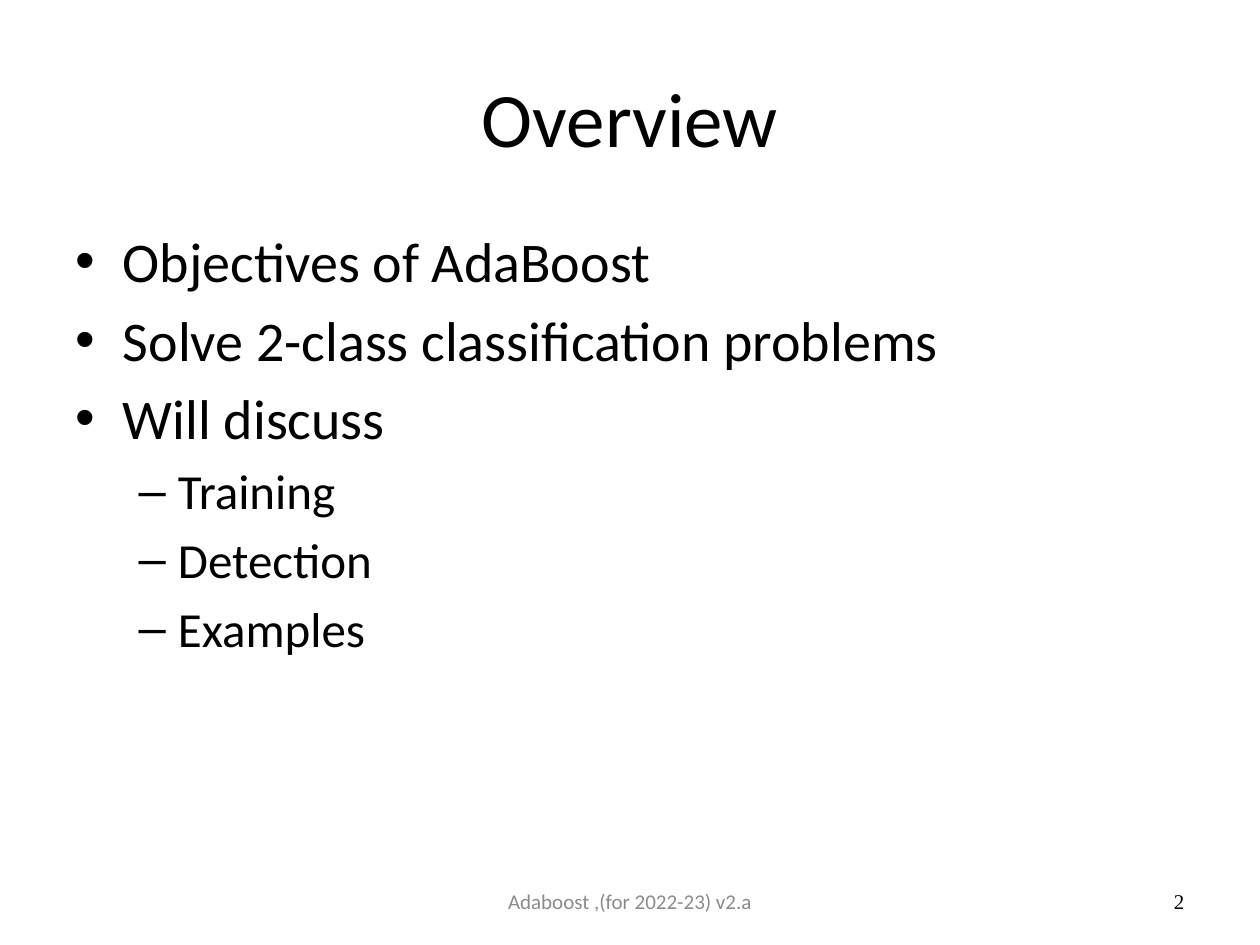
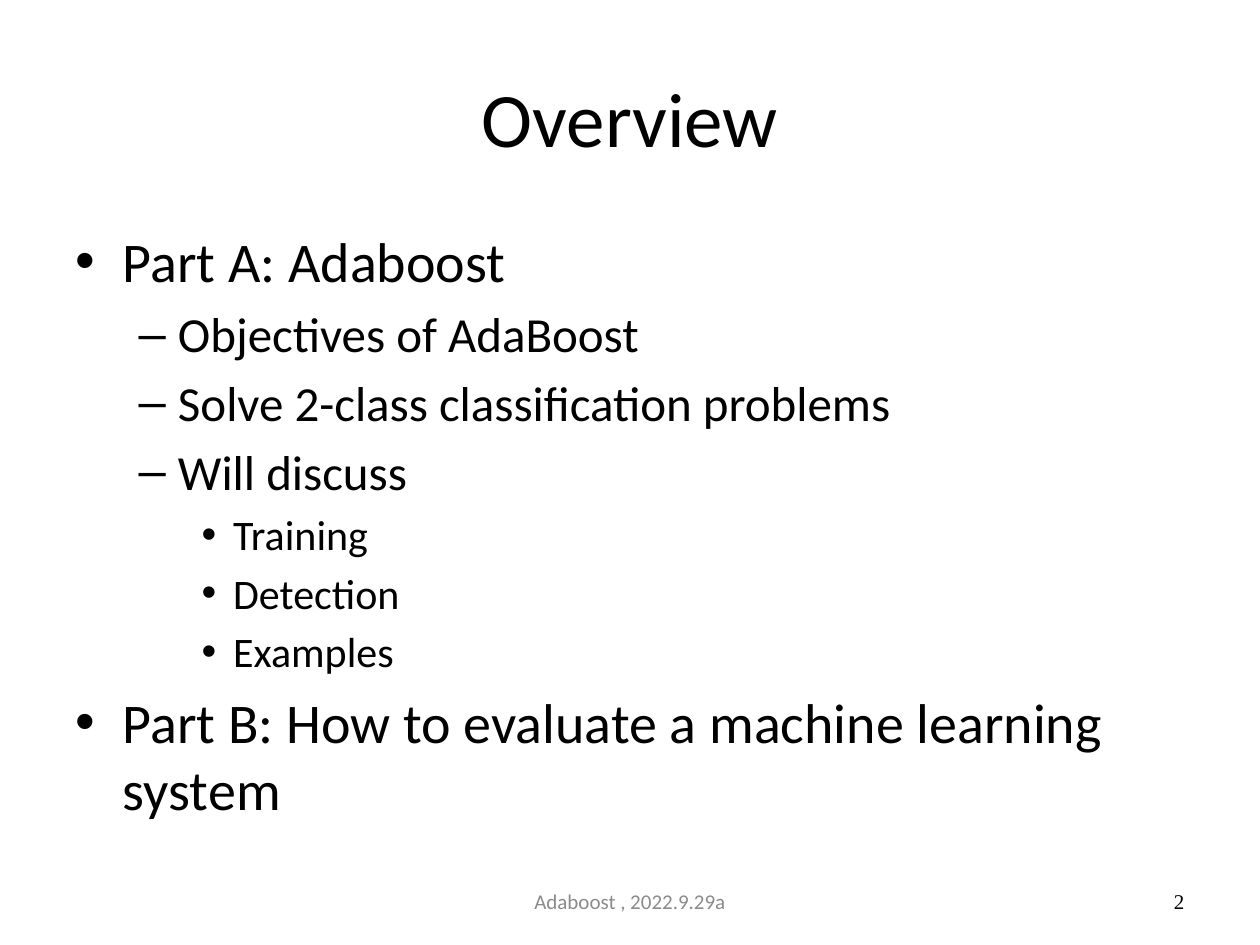
Before and after one commit to JoseHung/Speech-Recognition, a slide deck: slide 2 of slides/5707_06_adaboost.pptx. Drawn at 1260x945 pixels with LibreOffice and Linux fonts; fonts in the diff are those of the drawing. Boxes give left, top, right and bottom in pixels: in the first picture for what was removed or moved away, otherwise in the second. Text is boxed around its words. In the diff, an @@ line names an element or a change of style, - is before the commit and + after.

```diff
--- a/slides/5707_06_adaboost.pptx
+++ b/slides/5707_06_adaboost.pptx
@@ text at [123,243,505,283]: paragraph added @@
+• Part A: Adaboost
@@ text at [178,318,890,674]: size 32 to 28 pt in "Objectives of AdaBoost", "Solve 2-class classification problems", "Will discuss"; size 28 to 24 pt in "Training", "Detection", "Examples"; bullet • to –; list level 1 to 2 in "Objectives of AdaBoost"; list level 1 to 2 in "Solve 2-class classification problems"; list level 1 to 2 in "Will discuss"; bullet – to •; list level 2 to 3 in "Training"; list level 2 to 3 in "Detection"; list level 2 to 3 in "Examples" @@
@@ text at [123,704,1102,819]: paragraph added @@
+• Part B: How to evaluate a machine learning system
@@ text at [534,894,725,909]: text changed @@
-Adaboost ,(for 2022-23) v2.a
+Adaboost , 2022.9.29a
```
Also in this commit, not shown: 80 other slides changed, 9 slides added, 2 slides removed, 1 other file.
